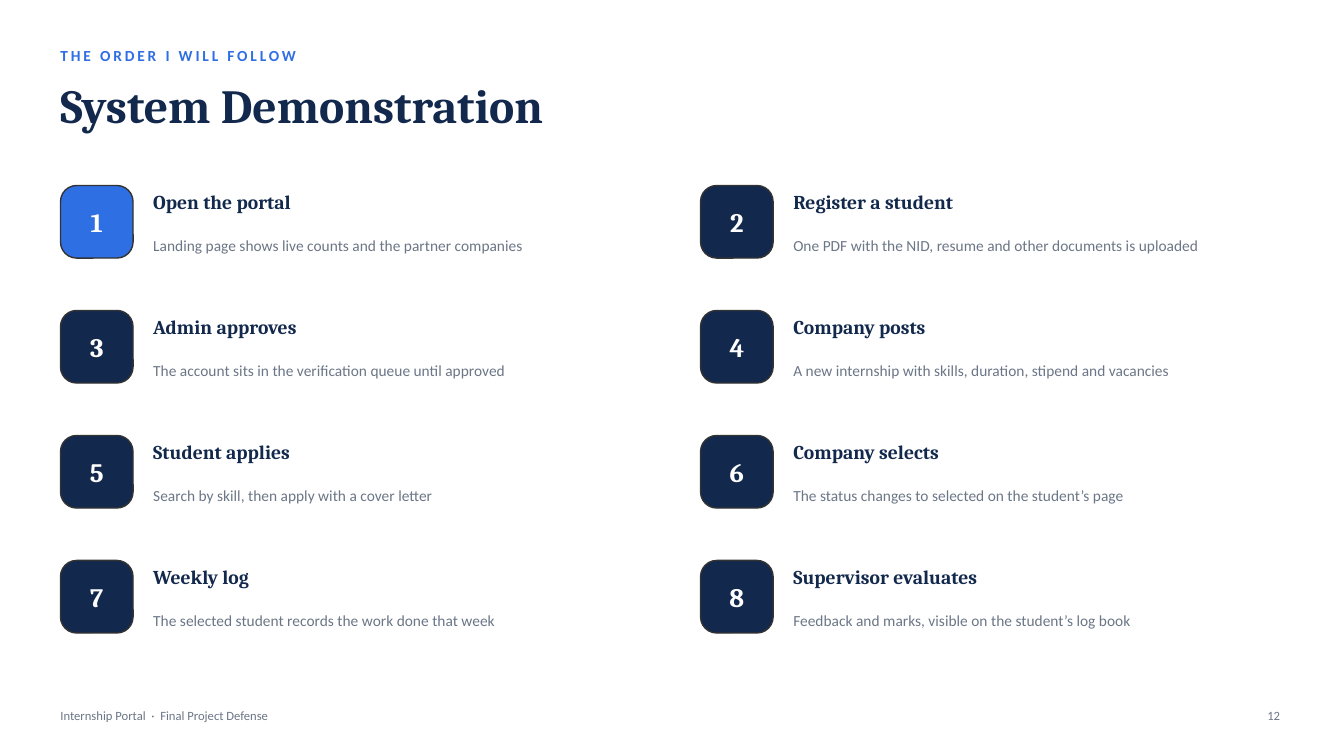
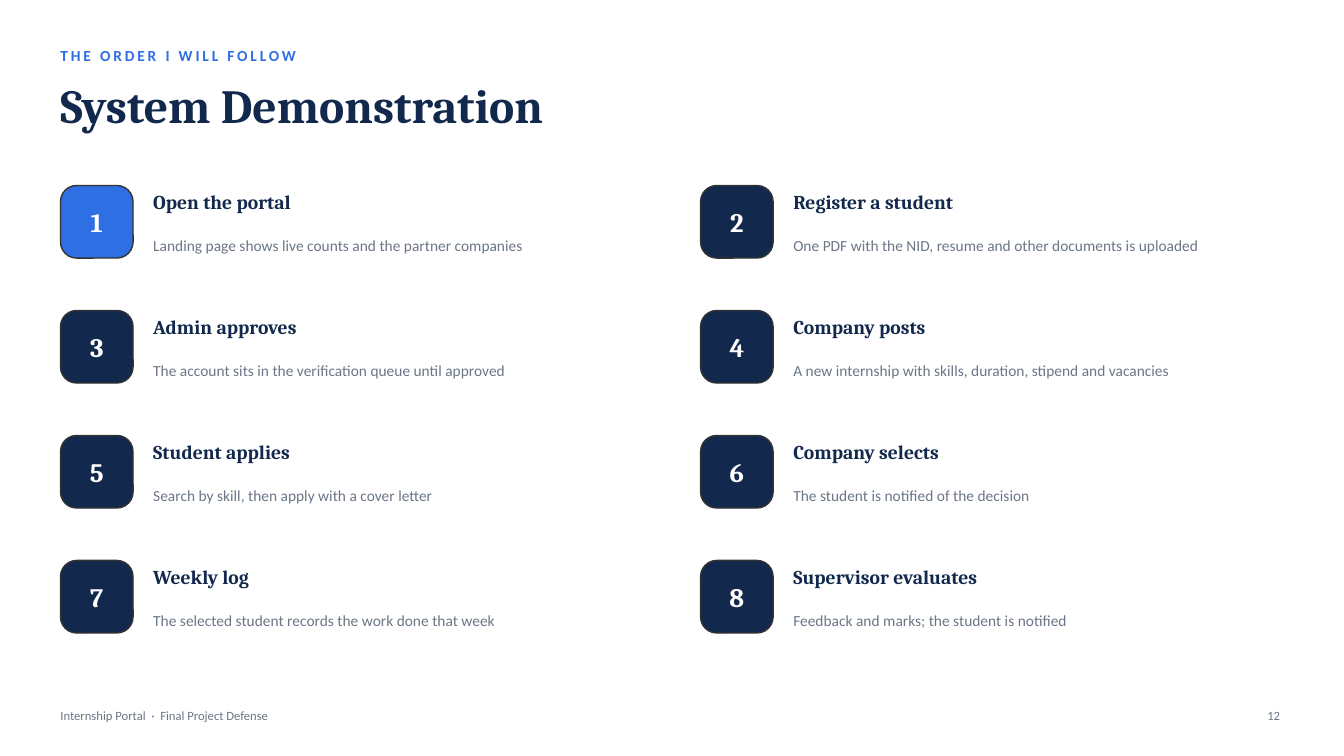
Before and after one commit to RamSinghKarki/Internship_Portal, a slide deck: slide 12 of docs/Final_Defense_Presentation.pptx. Drawn at 1344x756 pixels with LibreOffice and Linux fonts; fonts in the diff are those of the drawing. Boxes give left, top, right and bottom in pixels: in the first picture for what was removed or moved away, otherwise in the second. Text is boxed around its words. In the diff, an @@ line names an element or a change of style, - is before the commit and + after.

```diff
--- a/docs/Final_Defense_Presentation.pptx
+++ b/docs/Final_Defense_Presentation.pptx
@@ text at (x1=793, y1=490, x2=1030, y2=501): text changed @@
-The status changes to selected on the student’s page
+The student is notified of the decision
@@ text at (x1=793, y1=615, x2=1067, y2=628): text changed @@
-Feedback and marks, visible on the student’s log book
+Feedback and marks; the student is notified
```
Also in this commit, not shown: 8 other slides changed, 12 other files.
